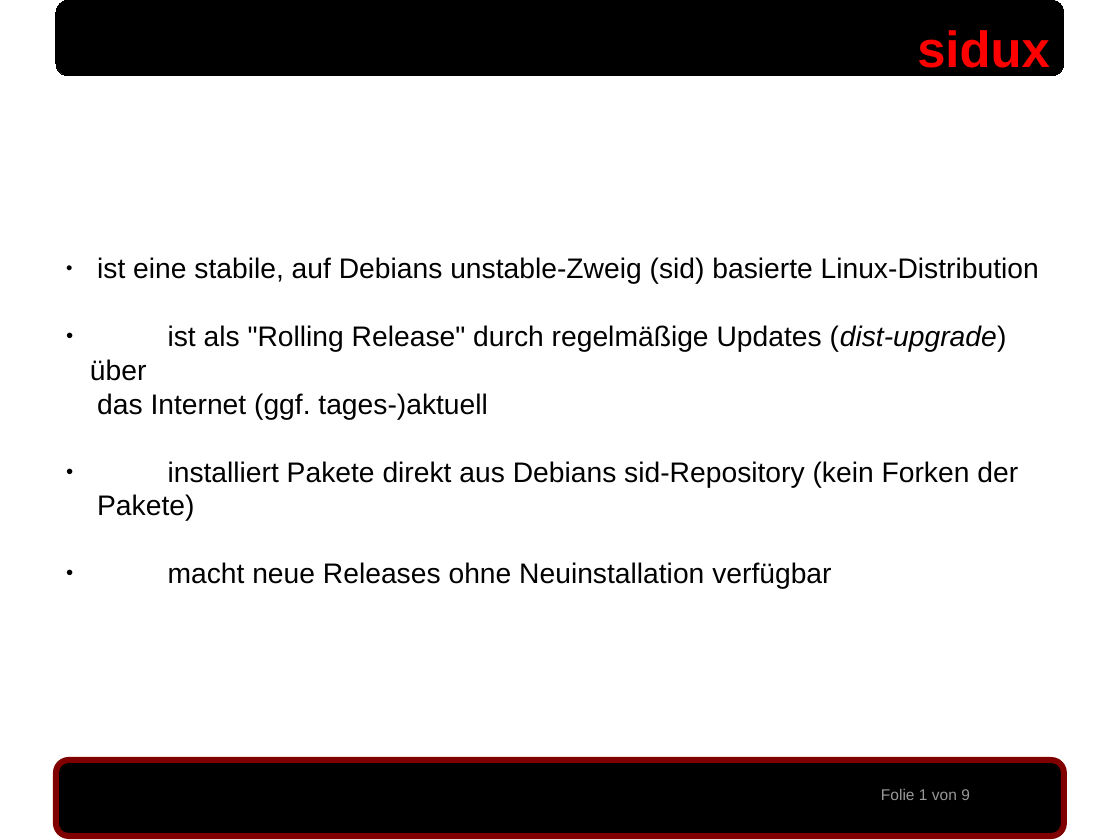
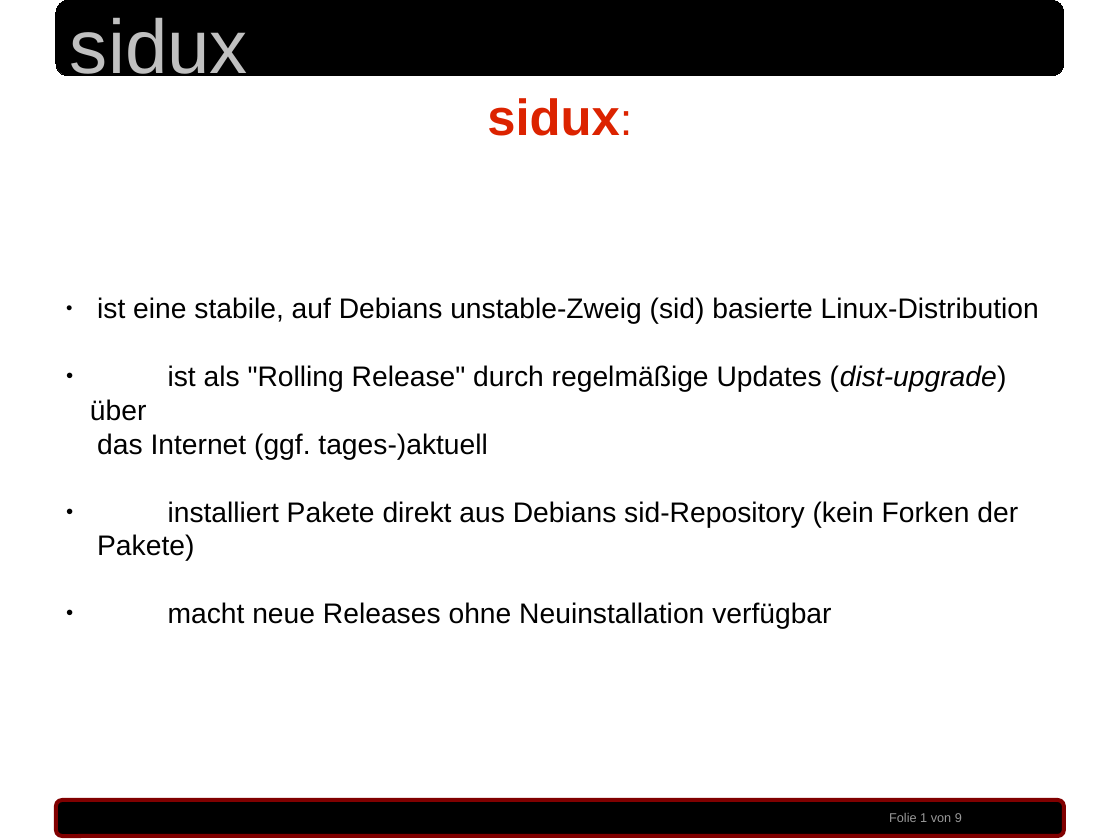
Before and after one commit to sidux-ev/praesentation, a slide deck: slide 1 of bin/sigint2010_koeln.odp. Drawn at 1120x840 pixels with LibreOffice and Linux fonts; fonts in the diff are those of the drawing; background and template pictures are left out. Boxes give left, top, right and bottom in pixels: in the first picture for what was removed or moved away, otherwise in the second. Text is boxed around its words. In the diff, an @@ line names an element or a change of style, - is before the commit and + after.

Commit message:
v0.5 odp und pdf (aenderung layout)

```diff
--- a/bin/sigint2010_koeln.odp
+++ b/bin/sigint2010_koeln.odp
@@ text added at [70,17,248,87], 54 pt, text #C0C0C0 @@
+sidux
@@ text at [487,98,620,136]: text changed; text colour #FF0000 to #DC2300 @@
-sidux
+sidux:
@@ text "ist eine stabile, auf Debians ...": place and size @@
-text "ist eine stabile, auf Debians ..." at [90,257,1039,589]
+text "ist eine stabile, auf Debians ..." at [90,297,1039,629]
@@ rounded rectangle: place and size @@
-rounded rectangle at [56,760,1064,836]
+rounded rectangle at [56,800,1064,835]
@@ rounded rectangle at [56,800,1064,835]: outline #800000 4.25 pt to #800000 2.83 pt @@
@@ text: place and size @@
-text at [881,789,970,800]
+text at [889,813,962,822]
@@ text at [889,813,962,822]: size 11 to 9 pt @@
```
Also in this commit, not shown: 8 other slides changed, 2 other files.
